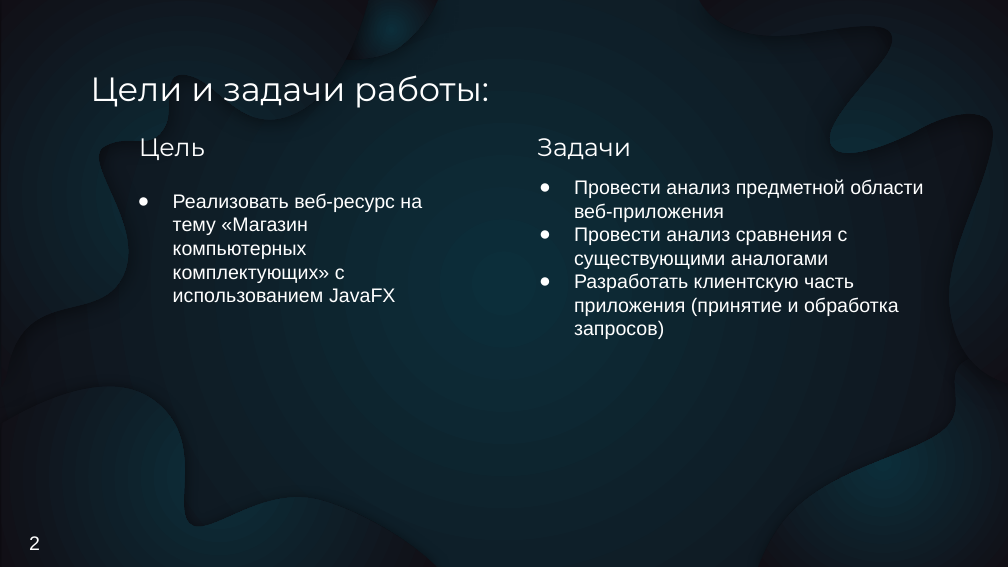
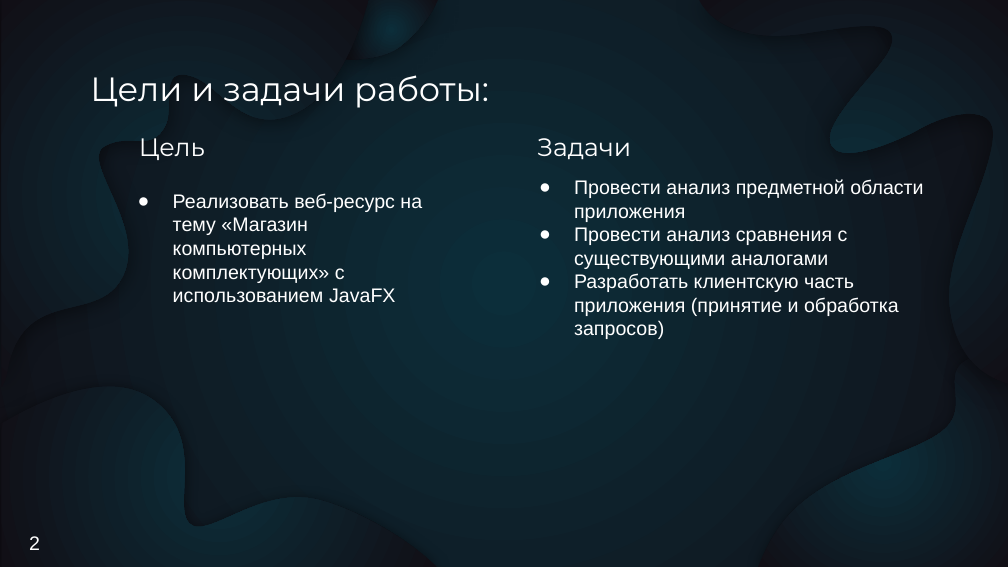
Before and after one commit to Ddudde/Kursach-Java, a slide deck: slide 2 of Мурадов_ИКБО-16-19_Презентация.pptx. Drawn at 1008x567 pixels with LibreOffice and Linux fonts; fonts in the diff are those of the drawing. Boxes give left, top, right and bottom in pixels: in the first picture for what was removed or moved away, otherwise in the second. Text is boxed around its words. In the diff, an @@ line names an element or a change of style, - is before the commit and + after.

```diff
--- a/Мурадов_ИКБО-16-19_Презентация.pptx
+++ b/Мурадов_ИКБО-16-19_Презентация.pptx
@@ text at (x1=574, y1=179, x2=923, y2=222): text changed @@
-● Провести анализ предметной области веб-приложения
+● Провести анализ предметной области приложения
```
Also in this commit, not shown: 1 other slide changed, 9 other files.
